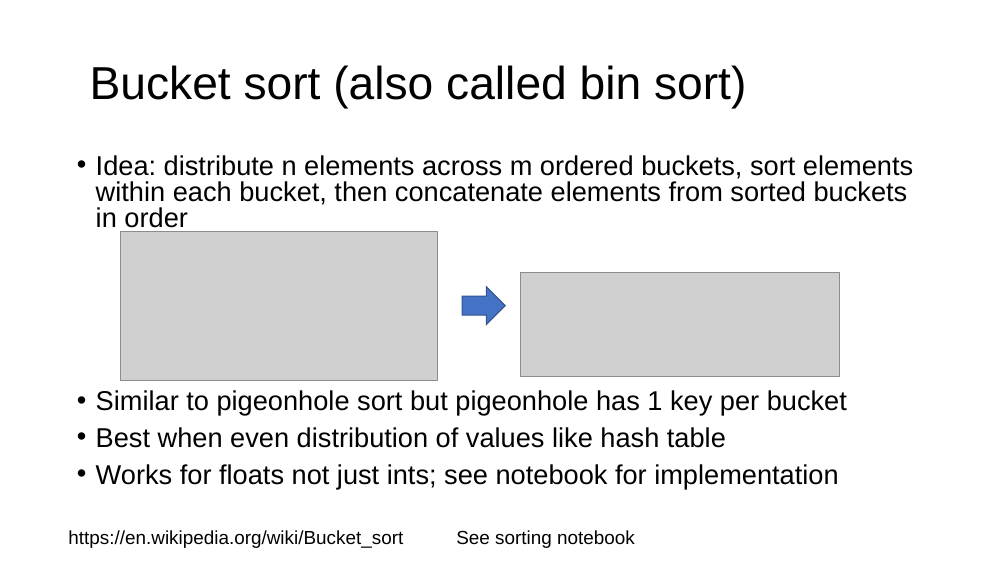
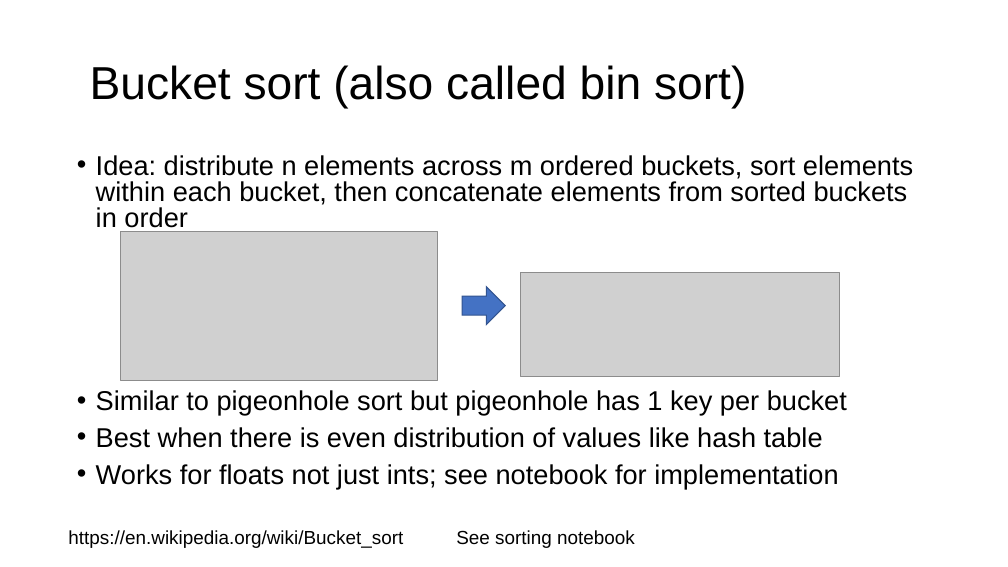
Before and after one commit to parrt/msds689, a slide deck: slide 12 of notes/sorting.pptx. Drawn at 1008x567 pixels with LibreOffice and Linux fonts; fonts in the diff are those of the drawing; grey boxes stand for pictures; background and template pictures are left out. Boxes give left, top, right and bottom in pixels: in the first picture for what was removed or moved away, otherwise in the second. Text is boxed around its words. In the diff, an @@ line names an element or a change of style, - is before the commit and + after.

```diff
--- a/notes/sorting.pptx
+++ b/notes/sorting.pptx
@@ text at bbox=[96, 427, 823, 448]: text changed @@
-• Best when even distribution of values like hash table
+• Best when there is even distribution of values like hash table
```
Also in this commit, not shown: 9 other slides changed, 3 slides added, 8 other files.
